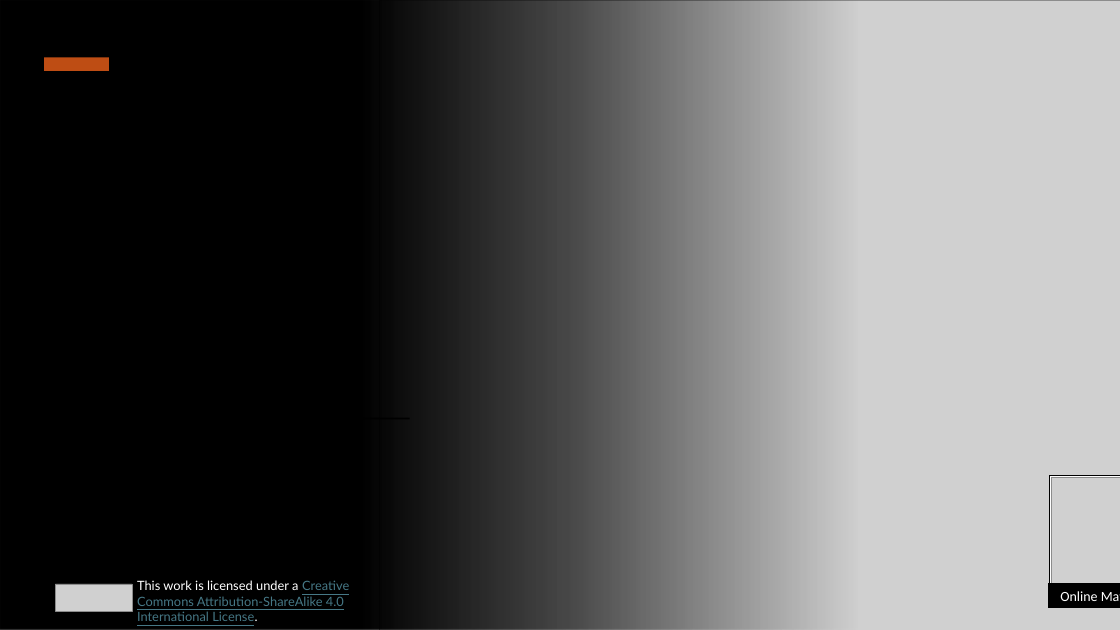
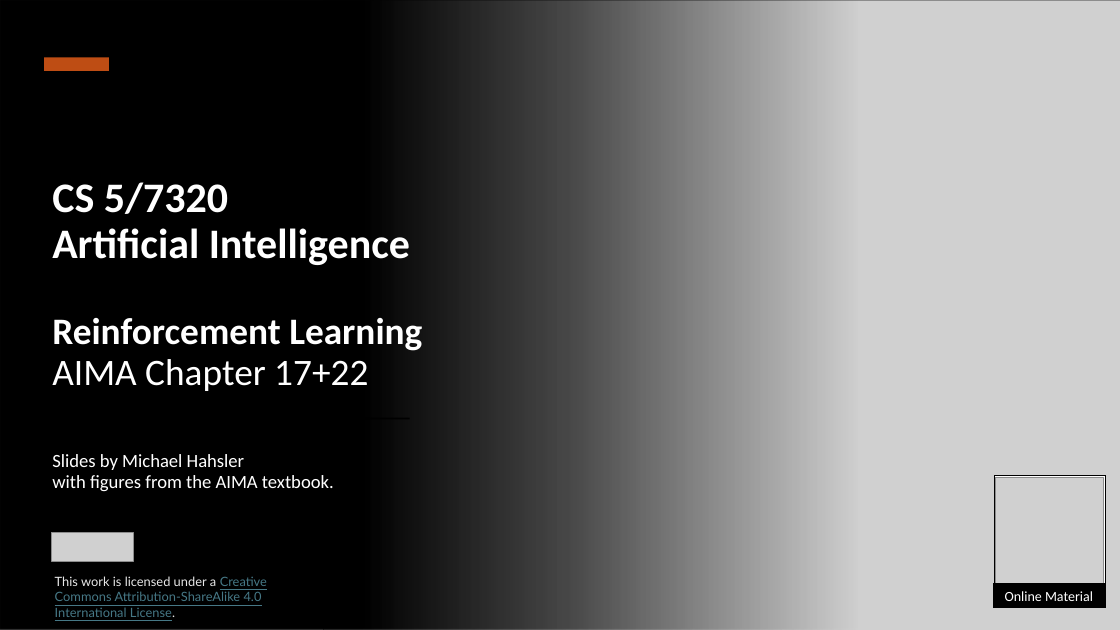
Before and after one commit to mhahsler/CS7320-AI, a slide deck: slide 1 of slides/22_Reinforcement_Learning.pptx. Drawn at 1120x630 pixels with LibreOffice and Linux fonts; fonts in the diff are those of the drawing; grey boxes stand for pictures. Boxes give left, top, right and bottom in pixels: in the first picture for what was removed or moved away, otherwise in the second. Text is boxed around its words. In the diff, an @@ line names an element or a change of style, - is before the commit and + after.

```diff
--- a/slides/22_Reinforcement_Learning.pptx
+++ b/slides/22_Reinforcement_Learning.pptx
@@ title added at box(52, 182, 422, 391), 32 pt, text #FFFFFF, bold @@
+CS 5/7320
+Artificial Intelligence
+Reinforcement Learning
+AIMA Chapter 17+22
@@ subtitle added at box(52, 454, 334, 491), 16 pt, text #FFFFFF @@
+Slides by Michael Hahsler
+with figures from the AIMA textbook.
@@ 2 pictures, 2 rectangles: place and size @@
-2 pictures, 2 rectangles at box(380, 0, 1120, 630)
+2 pictures, 2 rectangles at box(323, 0, 1120, 630)
@@ picture added at box(52, 533, 134, 561) @@
@@ text "This work is licensed under ...": place and size @@
-text "This work is licensed under ..." at box(137, 580, 349, 621)
+text "This work is licensed under ..." at box(55, 576, 267, 617)
@@ text "This work is licensed under ..." at box(55, 576, 267, 617): text colour #FFFFFF to #E8E8E8 in "This work is licensed under a License."; less space between paragraphs @@
@@ picture removed at box(55, 584, 133, 611) @@
```
Also in this commit, not shown: 9 other files.
